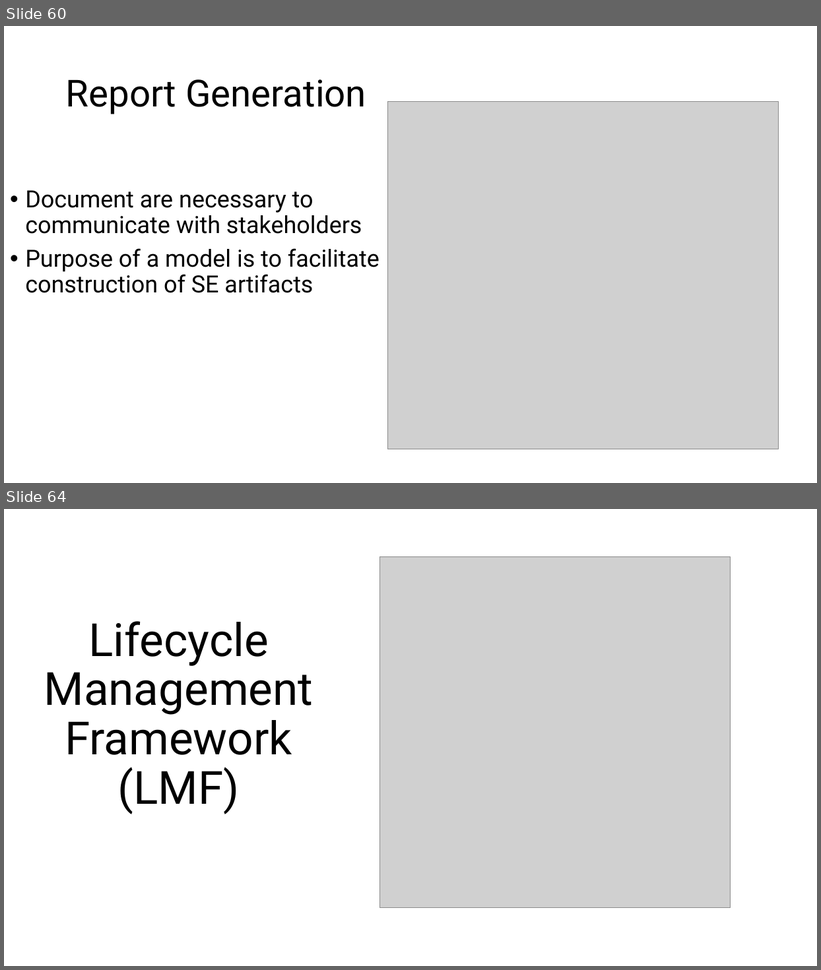
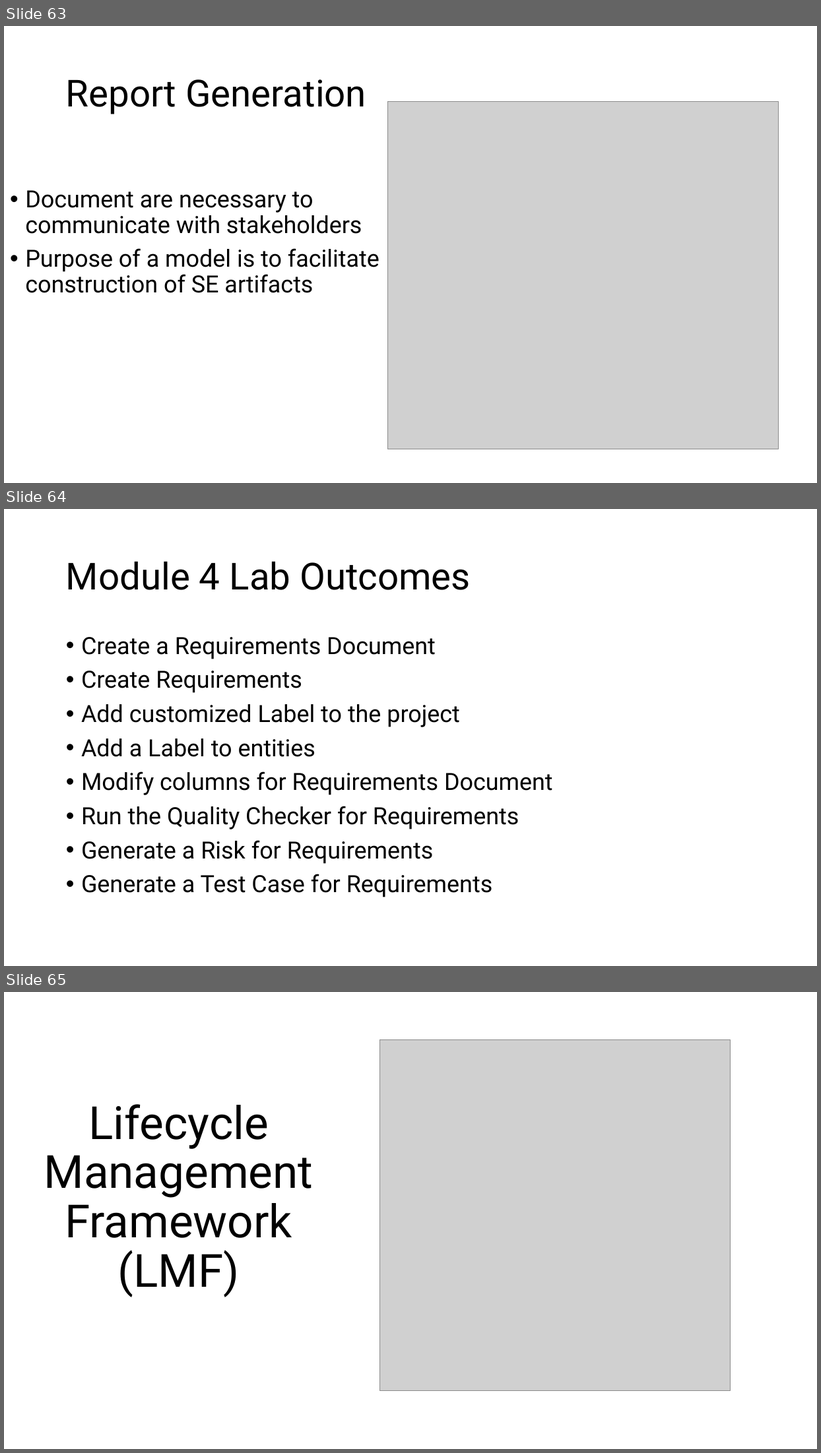
Before and after one commit to srudder16/Lifecycle_Modeling, a slide deck: 2025_WSRC/2026 WSRC Tutorial.pptx. Shown one above the other, each under a label of ours: slides 60 and 64 before the commit, slides 63, 64 and 65 after it; the slides between them are not shown. The pictures are 821x970 and 821x1453 pixels, drawn with LibreOffice and Linux fonts; fonts in the diff are those of the drawing; grey boxes stand for pictures. Boxes give left, top, right and bottom in pixels: in the first picture for what was removed or moved away, otherwise in the second. Text is boxed around its words. In the diff, an @@ line names an element or a change of style, - is before the commit and + after.

```diff
--- a/2025_WSRC/2026 WSRC Tutorial.pptx
+++ b/2025_WSRC/2026 WSRC Tutorial.pptx
@@ slide 64 added at (4,509,817,966), background #FFFFFF @@
@@ title added at (66,561,471,590), 44 pt, text #000000 @@
+Module 4 Lab Outcomes
@@ text added at (81,637,553,898), 28 pt, text #000000 @@
+• Create a Requirements Document
+• Create Requirements
+• Add customized Label to the project
+• Add a Label to entities
+• Modify columns for Requirements Document
+• Run the Quality Checker for Requirements
+• Generate a Risk for Requirements
+• Generate a Test Case for Requirements
@@ what was slide 60 is now slide 63 @@
@@ what was slide 64 is now slide 65 @@
```
Also in this commit, not shown: 4 slides changed, 5 other slides added, 4 slides removed, 1 other file.
